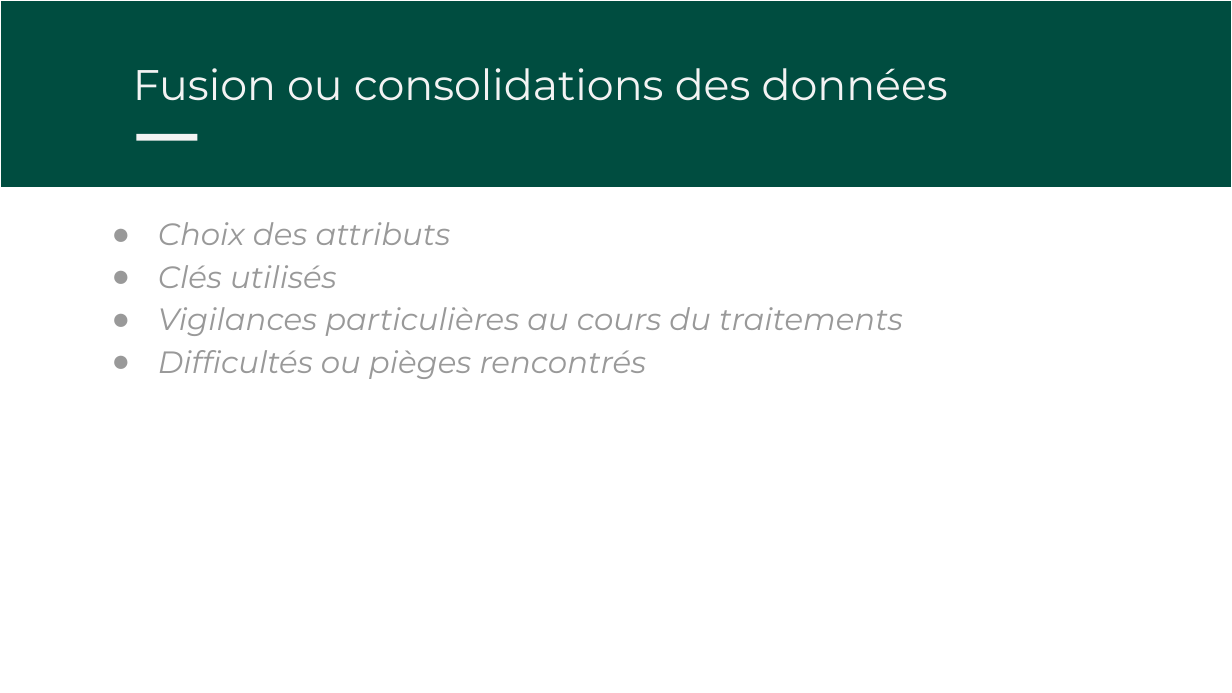
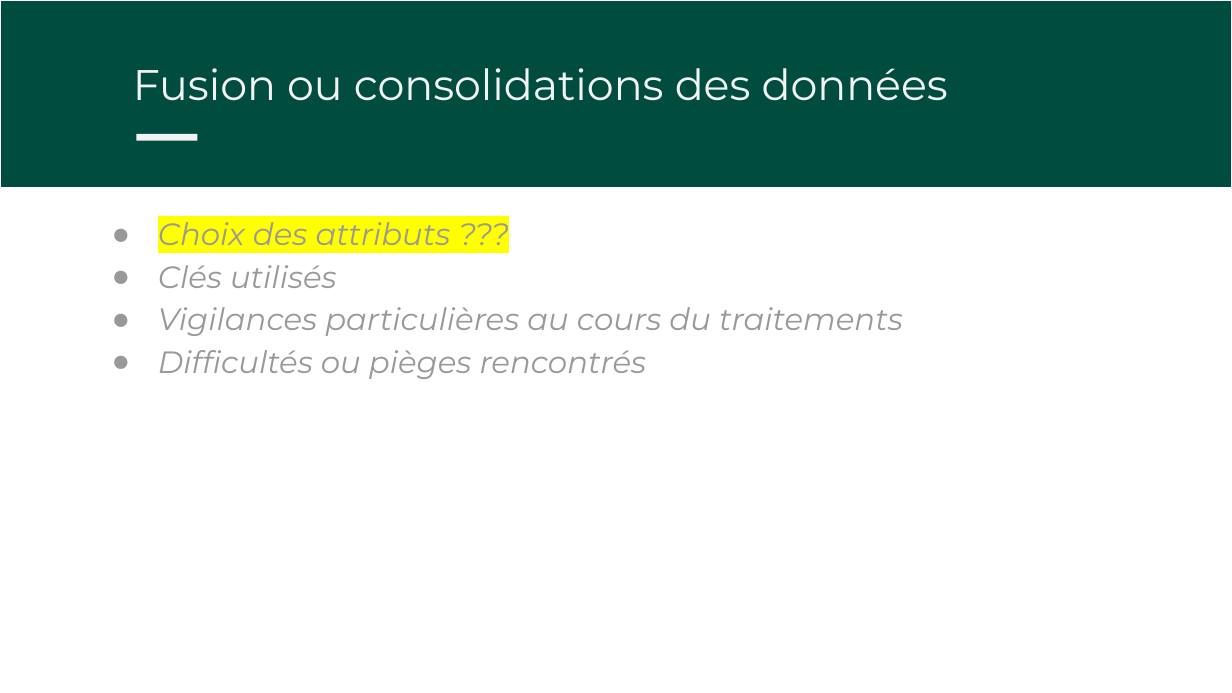
Before and after one commit to ziedbelhocine/Cours-OC, a slide deck: slide 3 of Data_Analyst/Projet_6/ModeĖle_preėsentation-Bottleneck.pptx. Drawn at 1232x693 pixels with LibreOffice and Linux fonts; fonts in the diff are those of the drawing. Boxes give left, top, right and bottom in pixels: in the first picture for what was removed or moved away, otherwise in the second. Text is boxed around its words. In the diff, an @@ line names an element or a change of style, - is before the commit and + after.

```diff
--- a/Data_Analyst/Projet_6/ModeĖle_preėsentation-Bottleneck.pptx
+++ b/Data_Analyst/Projet_6/ModeĖle_preėsentation-Bottleneck.pptx
@@ text at (x1=158, y1=222, x2=451, y2=245): text changed @@
-● Choix des attributs
+● Choix des attributs ???
```
Also in this commit, not shown: 1 other slide changed, 3 other files.
